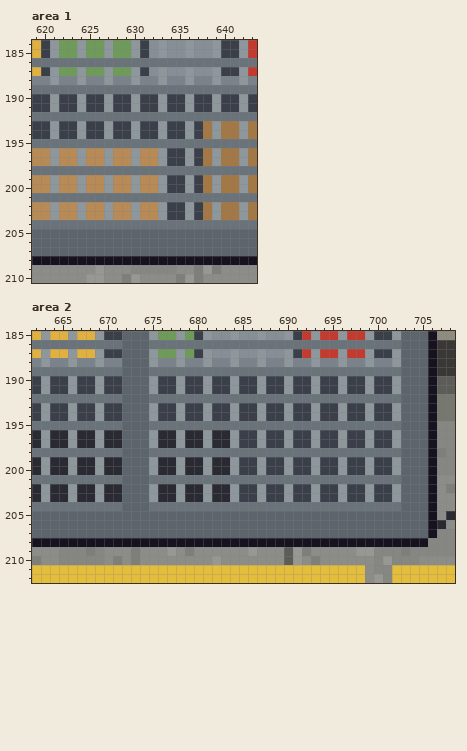
Pixel-art file -- office/warehouse.aseprite. The picture above was drawn from the file before the commit.
1480x320 pixels, 1 frame. Colours within 5 levels of each other are drawn and written as one. Shown: area 1: x 619..643, y 184..210; area 2: x 662..708, y 185..212. The commit also changed other parts of the picture, which this record leaves out.
The result:
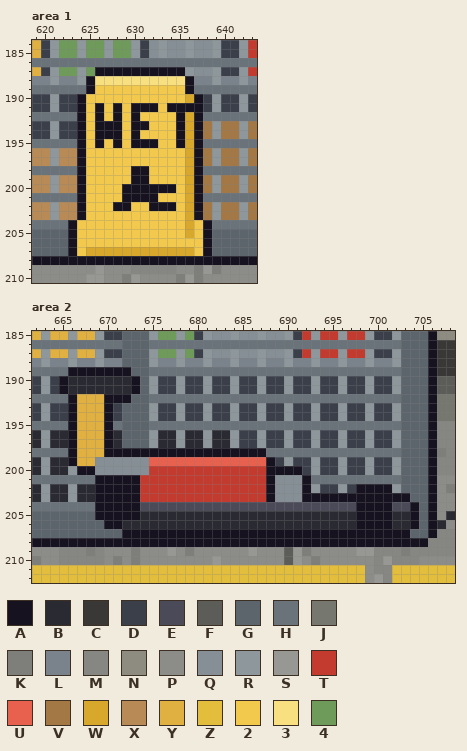
Palette (. is transparent): A #17121f  B #2a2a33  C #3a3836  D #3a3f4a  E #4a4a58  F #5c5d58  G #5c656c  H #6a737a  J #76776f  K #7e7f7a  L #7a838b  M #868782  N #8e8b80  P #8c8d88  Q #868f95  R #8e979c  S #979893  T #c23b2e  U #e8604e  V #a47845  W #d8a82c  X #b88a55  Y #e0b040  Z #e3bd3c  2 #f2c94c  3 #f8e080  4 #6e9a5a
Difference:
--- area 1, layer "Loose"
@@ x 619..643 @@
 186 HHHHHHHHHHHHHHHHHHHHHHHHH
-187 YDR44R44R44RDQRQQRQQRDDRT
-188 LLRLLRLLRLLRLLRLLRLLRLLRL
-189 HHHHHHHHHHHHHHHHHHHHHHHHH
-190 DDRDDRDDRDDRDDRDDRDDRDDRD
-191 DDRDDRDDRDDRDDRDDRDDRDDRD
-192 HHHHHHHHHHHHHHHHHHHHHHHHH
-193 DDRDDRDDRDDRDDRDDRDVRVVRV
-194 DDRDDRDDRDDRDDRDDRDVRVVRV
-195 HHHHHHHHHHHHHHHHHHHHHHHHH
-196 XXRXXRXXRXXRXXRDDRDVRVVRV
-197 XXRXXRXXRXXRXXRDDRDVRVVRV
-198 HHHHHHHHHHHHHHHHHHHHHHHHH
-199 XXRXXRXXRXXRXXRDDRDVRVVRV
-200 XXRXXRXXRXXRXXRDDRDVRVVRV
-201 HHHHHHHHHHHHHHHHHHHHHHHHH
-202 XXRXXRXXRXXRXXRDDRDVRVVRV
-203 XXRXXRXXRXXRXXRDDRDVRVVRV
-204 HHHHHHHHHHHHHHHHHHHHHHHHH
-205 GGGGGGGGGGGGGGGGGGGGGGGGG
-206 GGGGGGGGGGGGGGGGGGGGGGGGG
-207 GGGGGGGGGGGGGGGGGGGGGGGGG
+187 YDR44R4AAAAAAAAAARQQRDDRT
+188 LLRLLRA3333333333ALLRLLRL
+189 HHHHHHA2222222222AHHHHHHH
+190 DDRDDA22222222222WADRDDRD
+191 DDRDDA2A2A2AAA2AAAADRDDRD
+192 HHHHHA2A2A2A2222AWAHHHHHH
+193 DDRDDA2AAA2AA222AWAVRVVRV
+194 DDRDDA2AAA2A2222AWAVRVVRV
+195 HHHHHA2A2A2AAA22AWAHHHHHH
+196 XXRXXA22222222222WAVRVVRV
+197 XXRXXA22222222222WAVRVVRV
+198 HHHHHA22222AA2222WAHHHHHH
+199 XXRXXA22222AA2222WAVRVVRV
+200 XXRXXA2222AAAAAA2WAVRVVRV
+201 HHHHHA2222AAAA222WAHHHHHH
+202 XXRXXA222AA22AAA2WAVRVVRV
+203 XXRXXA22222222222WAVRVVRV
+204 HHHHA222222222222W2AHHHHH
+205 GGGGA222222222222W2AGGGGG
+206 GGGGA22222222222222AGGGGG
+207 GGGGA2WWWWWWWWWWWW2AGGGGG
 208 AAAAAAAAAAAAAAAAAAAAAAAAA
--- area 2, layer "Props"
@@ x 662..708 @@
 188 LRLLRLLRLLGGGRLLRLLRLLRLLRLLRLLRLLRLLRLLRGGGACC
-189 HHHHHHHHHHGGGHHHHHHHHHHHHHHHHHHHHHHHHHHHHGGGACC
-190 DRDDRDDRDDGGGRDDRDDRDDRDDRDDRDDRDDRDDRDDRGGGAFF
-191 DRDDRDDRDDGGGRDDRDDRDDRDDRDDRDDRDDRDDRDDRGGGAFF
-192 HHHHHHHHHHGGGHHHHHHHHHHHHHHHHHHHHHHHHHHHHGGGAJJ
-193 DRDDRDDRDDGGGRDDRDDRDDRDDRDDRDDRDDRDDRDDRGGGAJJ
-194 DRDDRDDRDDGGGRDDRDDRDDRDDRDDRDDRDDRDDRDDRGGGAJJ
-195 HHHHHHHHHHGGGHHHHHHHHHHHHHHHHHHHHHHHHHHHHGGGAMM
-196 BRBBRBBRBBGGGRBBRBBRBBRDDRDDRDDRDDRDDRDDRGGGAMM
-197 BRBBRBBRBBGGGRBBRBBRBBRDDRDDRDDRDDRDDRDDRGGGAMM
-198 HHHHHHHHHHGGGHHHHHHHHHHHHHHHHHHHHHHHHHHHHGGGAKM
-199 BRBBRBBRBBGGGRBBRBBRBBRDDRDDRDDRDDRDDRDDRGGGAMM
-200 BRBBRBBRBBGGGRBBRBBRBBRDDRDDRDDRDDRDDRDDRGGGAMM
-201 HHHHHHHHHHGGGHHHHHHHHHHHHHHHHHHHHHHHHHHHHGGGAPP
-202 BRBBRBBRBBGGGRBBRBBRBBRDDRDDRDDRDDRDDRDDRGGGAPK
-203 BRBBRBBRBBGGGRBBRBBRBBRDDRDDRDDRDDRDDRDDRGGGAPP
-204 HHHHHHHHHHGGGHHHHHHHHHHHHHHHHHHHHHHHHHHHHGGGAPP
-205 GGGGGGGGGGGGGGGGGGGGGGGGGGGGGGGGGGGGGGGGGGGGAPB
-206 GGGGGGGGGGGGGGGGGGGGGGGGGGGGGGGGGGGGGGGGGGGGABP
-207 GGGGGGGGGGGGGGGGGGGGGGGGGGGGGGGGGGGGGGGGGGGGAMM
+189 HHHHAAAAAAAGGHHHHHHHHHHHHHHHHHHHHHHHHHHHHGGGACC
+190 DRDABBBBBBBAGRDDRDDRDDRDDRDDRDDRDDRDDRDDRGGGAFF
+191 DRDABBBBBBBAGRDDRDDRDDRDDRDDRDDRDDRDDRDDRGGGAFF
+192 HHHHAYYYAAAGGHHHHHHHHHHHHHHHHHHHHHHHHHHHHGGGAJJ
+193 DRDDAYYYADGGGRDDRDDRDDRDDRDDRDDRDDRDDRDDRGGGAJJ
+194 DRDDAYYYADGGGRDDRDDRDDRDDRDDRDDRDDRDDRDDRGGGAJJ
+195 HHHHAYYYAHGGGHHHHHHHHHHHHHHHHHHHHHHHHHHHHGGGAMM
+196 BRBBAYYYABGGGRBBRBBRBBRDDRDDRDDRDDRDDRDDRGGGAMM
+197 BRBBAYYYABGGGRBBRBBRBBRDDRDDRDDRDDRDDRDDRGGGAMM
+198 HHHHAYYYAAAAAAAAAAAAAAAAAAHHHHHHHHHHHHHHHGGGAKM
+199 BRBBAYYQQQQQQUUUUUUUUUUUUUADRDDRDDRDDRDDRGGGAMM
+200 BRBBRAAQQQQQQTTTTTTTTTTTTTAAAADRDDRDDRDDRGGGAMM
+201 HHHHHHHAAAAATTTTTTTTTTTTTTAQQQAHHHHHHHHHHGGGAPP
+202 BRBBRBBAAAAATTTTTTTTTTTTTTAQQQARDDRDAAAARGGGAPK
+203 BRBBRBBAAAAATTTTTTTTTTTTTTAQQQAAAAAAAAAAAAGGAPP
+204 HHHHHHHAAAAAEEEEEEEEEEEEEEEEEEEEEEEEAAAAEEAGAPP
+205 GGGGGGGAAAAABBBBBBBBBBBBBBBBBBBBBBBBAAAABBAGAPB
+206 GGGGGGGGAABBBBBBBBBBBBBBBBBBBBBBBBBBAAAABBAGABP
+207 GGGGGGGGGGAAAAAAAAAAAAAAAAAAAAAAAAAAAAAAAAGGAMM
 208 AAAAAAAAAAAAAAAAAAAAAAAAAAAAAAAAAAAAAAAAAAAAMMM
Pixel boxes of the changes (left, top, right, bottom) in both pictures:
changed: (68, 67, 212, 256)
changed: (59, 367, 419, 538)
